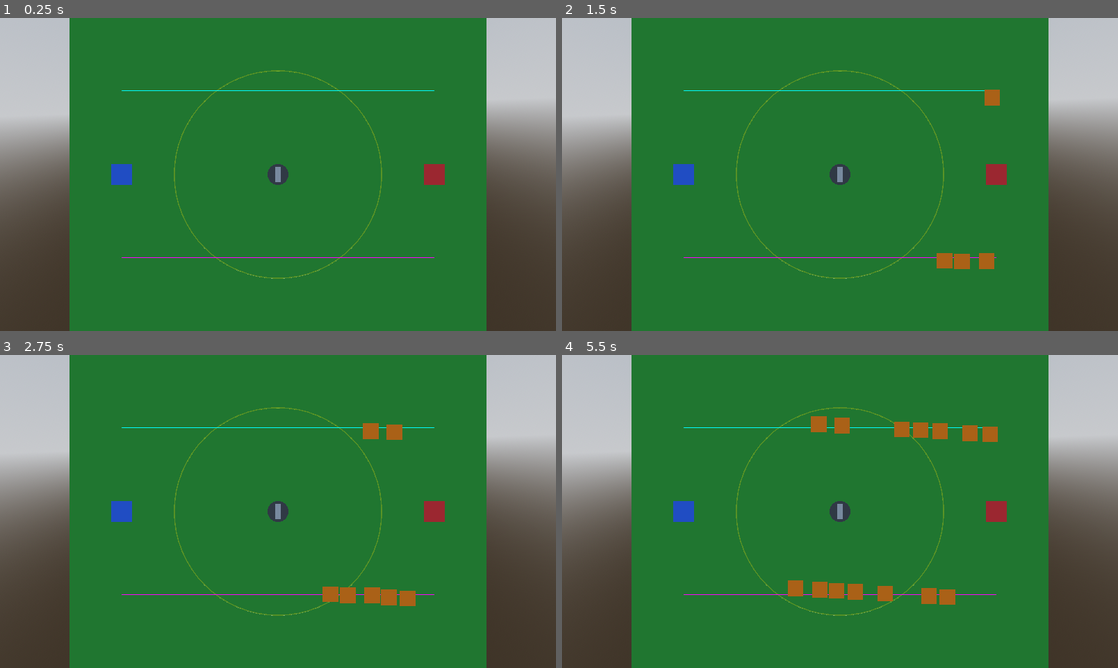
Above: before the commit, frames 1-4 (two rows, left to right).
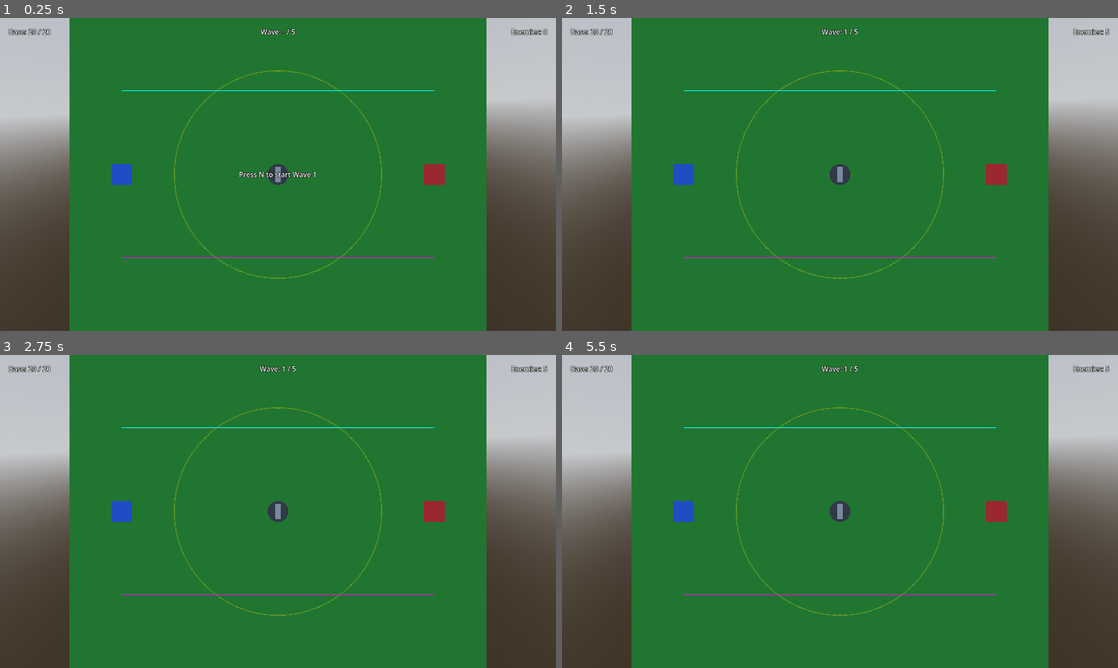
Above: after the commit, the same moments.

Repository: JBones521/generals-td
Game: Godot game, scene res://scenes/levels/level_01.tscn
Two runs of this game, one before a commit and one after it. Both use one fixed random seed, a clock stepped at 60 frames per second and the inputs below.
Inputs:
- Up to frame 1 (0.25 s): no input
- Up to frame 2 (1.5 s): tap N at 0.5, 0.6 s; tap Space at 0.77, 0.8, 1.07, 1.35 s
- Up to frame 3 (2.75 s): tap Space at 1.52, 1.82, 2.3 s; tap N at 1.55, 2.1 s
- Up to frame 4 (5.5 s): tap N at 2.85, 4.35, 5.1 s; tap Space at 3.02, 3.32, 3.6, 3.77, 4.07, 4.52, 4.82, 5.3 s

The runs differ from the first frame. In frame 1, 0.5% of the frame differs, in the area x 1-99%, y 3-52%; in frame 2, 0.9%; in frame 3, 1.3%; in frame 4, 2.2%, in the area x 1-99%, y 3-80%.

Commit message:
Add wave system, base health, win/lose conditions, and minimal HUD
Co-Authored-By: Claude Opus 4.7 (1M context) <noreply@anthropic.com>

Diff:
--- a/project.godot
+++ b/project.godot
@@ -15,6 +15,10 @@
 config/features=PackedStringArray("4.6", "Forward Plus")
 config/icon="res://icon.svg"
 
+[autoload]
+
+GameState="*res://scripts/game_state.gd"
+
 [display]
 
 window/size/viewport_width=1280
--- a/scenes/levels/level_01.tscn
+++ b/scenes/levels/level_01.tscn
@@ -7,6 +7,9 @@
 [ext_resource type="Script" path="res://scripts/enemy_spawner.gd" id="4_spawner"]
 [ext_resource type="PackedScene" path="res://scenes/units/enemy.tscn" id="5_enemy"]
 [ext_resource type="PackedScene" path="res://scenes/units/tower.tscn" id="6_tower"]
+[ext_resource type="Script" path="res://scripts/wave_manager.gd" id="7_wm"]
+[ext_resource type="Resource" path="res://scenes/levels/level_01_waves.tres" id="8_waves"]
+[ext_resource type="PackedScene" path="res://scenes/ui/hud.tscn" id="9_hud"]
 
 [sub_resource type="ProceduralSkyMaterial" id="ProceduralSkyMaterial_sky"]
 
@@ -71,6 +74,13 @@
 
 [node name="Tower_01" parent="." instance=ExtResource("6_tower")]
 
+[node name="WaveManager" type="Node" parent="."]
+script = ExtResource("7_wm")
+level_waves = ExtResource("8_waves")
+spawner = NodePath("../EnemySpawner")
+
+[node name="HUD" parent="." instance=ExtResource("9_hud")]
+
 [node name="MainCamera" type="Camera3D" parent="." unique_id=250446486]
 transform = Transform3D(1, 0, 0, 0, -4.371139e-08, 1, 0, -1, -4.371139e-08, 0, 20, 0)
 projection = 1
--- /dev/null
+++ b/scenes/levels/level_01_waves.tres
@@ -0,0 +1,62 @@
+[gd_resource type="Resource" script_class="LevelWaves" load_steps=12 format=3]
+
+[ext_resource type="Script" path="res://scripts/level_waves.gd" id="1_lw"]
+[ext_resource type="Script" path="res://scripts/wave_data.gd" id="2_wd"]
+[ext_resource type="PackedScene" path="res://scenes/units/enemy.tscn" id="3_enemy"]
+[ext_resource type="Script" path="res://scripts/path_data.gd" id="4_pd"]
+[ext_resource type="Resource" path="res://scenes/levels/path_a.tres" id="5_patha"]
+[ext_resource type="Resource" path="res://scenes/levels/path_b.tres" id="6_pathb"]
+
+[sub_resource type="Resource" id="Wave_1"]
+script = ExtResource("2_wd")
+enemy_scene = ExtResource("3_enemy")
+enemy_count = 5
+spawn_interval = 1.5
+enemy_health_multiplier = 1.0
+enemy_speed_multiplier = 1.0
+paths_to_use = Array[ExtResource("4_pd")]([ExtResource("5_patha"), ExtResource("6_pathb")])
+damage_to_base = 1
+
+[sub_resource type="Resource" id="Wave_2"]
+script = ExtResource("2_wd")
+enemy_scene = ExtResource("3_enemy")
+enemy_count = 8
+spawn_interval = 1.2
+enemy_health_multiplier = 1.0
+enemy_speed_multiplier = 1.0
+paths_to_use = Array[ExtResource("4_pd")]([ExtResource("5_patha"), ExtResource("6_pathb")])
+damage_to_base = 1
+
+[sub_resource type="Resource" id="Wave_3"]
+script = ExtResource("2_wd")
+enemy_scene = ExtResource("3_enemy")
+enemy_count = 10
+spawn_interval = 1.0
+enemy_health_multiplier = 1.5
+enemy_speed_multiplier = 1.0
+paths_to_use = Array[ExtResource("4_pd")]([ExtResource("5_patha"), ExtResource("6_pathb")])
+damage_to_base = 1
+
+[sub_resource type="Resource" id="Wave_4"]
+script = ExtResource("2_wd")
+enemy_scene = ExtResource("3_enemy")
+enemy_count = 12
+spawn_interval = 0.8
+enemy_health_multiplier = 1.5
+enemy_speed_multiplier = 1.2
+paths_to_use = Array[ExtResource("4_pd")]([ExtResource("5_patha"), ExtResource("6_pathb")])
+damage_to_base = 1
+
+[sub_resource type="Resource" id="Wave_5"]
+script = ExtResource("2_wd")
+enemy_scene = ExtResource("3_enemy")
+enemy_count = 15
+spawn_interval = 0.7
+enemy_health_multiplier = 2.0
+enemy_speed_multiplier = 1.3
+paths_to_use = Array[ExtResource("4_pd")]([ExtResource("5_patha"), ExtResource("6_pathb")])
+damage_to_base = 1
+
+[resource]
+script = ExtResource("1_lw")
+waves = Array[ExtResource("2_wd")]([SubResource("Wave_1"), SubResource("Wave_2"), SubResource("Wave_3"), SubResource("Wave_4"), SubResource("Wave_5")])
--- /dev/null
+++ b/scenes/ui/hud.tscn
@@ -0,0 +1,69 @@
+[gd_scene load_steps=2 format=3]
+
+[ext_resource type="Script" path="res://scripts/hud.gd" id="1_hud"]
+
+[node name="HUD" type="Control"]
+layout_mode = 3
+anchors_preset = 15
+anchor_right = 1.0
+anchor_bottom = 1.0
+grow_horizontal = 2
+grow_vertical = 2
+mouse_filter = 2
+script = ExtResource("1_hud")
+
+[node name="BaseHealthLabel" type="Label" parent="."]
+layout_mode = 1
+offset_left = 20.0
+offset_top = 20.0
+offset_right = 260.0
+offset_bottom = 50.0
+text = "Base: 20 / 20"
+theme_override_colors/font_color = Color(1, 1, 1, 1)
+theme_override_colors/font_outline_color = Color(0, 0, 0, 1)
+theme_override_constants/outline_size = 4
+
+[node name="WaveLabel" type="Label" parent="."]
+layout_mode = 1
+anchor_left = 0.5
+anchor_right = 0.5
+offset_left = -120.0
+offset_top = 20.0
+offset_right = 120.0
+offset_bottom = 50.0
+text = "Wave: - / 5"
+horizontal_alignment = 1
+theme_override_colors/font_color = Color(1, 1, 1, 1)
+theme_override_colors/font_outline_color = Color(0, 0, 0, 1)
+theme_override_constants/outline_size = 4
+
+[node name="EnemiesRemainingLabel" type="Label" parent="."]
+layout_mode = 1
+anchor_left = 1.0
+anchor_right = 1.0
+offset_left = -240.0
+offset_top = 20.0
+offset_right = -20.0
+offset_bottom = 50.0
+text = "Enemies: 0"
+horizontal_alignment = 2
+theme_override_colors/font_color = Color(1, 1, 1, 1)
+theme_override_colors/font_outline_color = Color(0, 0, 0, 1)
+theme_override_constants/outline_size = 4
+
+[node name="StatusLabel" type="Label" parent="."]
+layout_mode = 1
+anchor_left = 0.5
+anchor_top = 0.5
+anchor_right = 0.5
+anchor_bottom = 0.5
+offset_left = -300.0
+offset_top = -30.0
+offset_right = 300.0
+offset_bottom = 30.0
+text = "Press N to start Wave 1"
+horizontal_alignment = 1
+vertical_alignment = 1
+theme_override_colors/font_color = Color(1, 1, 1, 1)
+theme_override_colors/font_outline_color = Color(0, 0, 0, 1)
+theme_override_constants/outline_size = 4
--- a/scripts/enemy.gd
+++ b/scripts/enemy.gd
@@ -3,10 +3,12 @@
 
 @export var move_speed: float = 4.0
 @export var max_health: float = 30.0
+@export var damage_on_reach_base: int = 1
 
 var current_health: float
 var _path: PathData
 var _current_waypoint_index: int = 0
+var _is_dying: bool = false
 
 
 func _ready() -> void:
@@ -14,9 +16,19 @@
 	add_to_group("enemies")
 
 
+func apply_wave_modifiers(health_mult: float, speed_mult: float) -> void:
+	max_health = max_health * health_mult
+	current_health = max_health
+	move_speed = move_speed * speed_mult
+
+
 func take_damage(amount: float) -> void:
+	if _is_dying:
+		return
 	current_health -= amount
 	if current_health <= 0.0:
+		_is_dying = true
+		GameState.on_enemy_killed()
 		queue_free()
 
 
@@ -30,6 +42,8 @@
 
 
 func _physics_process(delta: float) -> void:
+	if _is_dying:
+		return
 	if _path == null:
 		return
 	if _current_waypoint_index >= _path.waypoints.size():
@@ -54,4 +68,9 @@
 
 
 func _on_path_completed() -> void:
+	if _is_dying:
+		return
+	_is_dying = true
+	GameState.on_enemy_reached_base(damage_on_reach_base)
+	GameState.on_enemy_killed()
 	queue_free()
--- a/scripts/enemy_spawner.gd
+++ b/scripts/enemy_spawner.gd
@@ -5,16 +5,13 @@
 @export var available_paths: Array[PathData] = []
 
 
-func spawn_enemy() -> void:
-	if enemy_scene == null or available_paths.is_empty():
+func spawn_enemy(path: PathData, health_mult: float = 1.0, speed_mult: float = 1.0, damage_to_base: int = 1) -> void:
+	if enemy_scene == null or path == null:
 		return
-	var path: PathData = available_paths.pick_random()
-	var enemy := enemy_scene.instantiate()
+	var enemy := enemy_scene.instantiate() as Enemy
+	if enemy == null:
+		return
 	get_parent().add_child(enemy)
+	enemy.apply_wave_modifiers(health_mult, speed_mult)
+	enemy.damage_on_reach_base = damage_to_base
 	enemy.assign_path(path)
-	print("Spawned enemy on path: ", path.path_name)
-
-
-func _unhandled_input(event: InputEvent) -> void:
-	if event is InputEventKey and event.pressed and not event.echo and event.keycode == KEY_SPACE:
-		spawn_enemy()
--- /dev/null
+++ b/scripts/game_state.gd
@@ -0,0 +1,73 @@
+extends Node
+
+enum State {
+	PRE_GAME,
+	WAVE_ACTIVE,
+	WAVE_COMPLETE,
+	VICTORY,
+	DEFEAT,
+}
+
+signal state_changed(new_state)
+signal wave_started(wave_index, total_waves)
+signal wave_completed(wave_index)
+signal base_health_changed(current, max)
+signal enemies_remaining_changed(count)
+
+var current_state: State = State.PRE_GAME
+var current_wave_index: int = -1
+var total_waves: int = 0
+var base_max_health: int = 20
+var base_current_health: int = 20
+var enemies_remaining_in_wave: int = 0
+
+
+func start_next_wave() -> void:
+	if current_state == State.VICTORY or current_state == State.DEFEAT:
+		return
+	if current_wave_index + 1 >= total_waves:
+		return
+	current_wave_index += 1
+	_set_state(State.WAVE_ACTIVE)
+	wave_started.emit(current_wave_index, total_waves)
+
+
+func on_enemy_reached_base(damage: int) -> void:
+	if current_state == State.DEFEAT:
+		return
+	base_current_health -= damage
+	if base_current_health < 0:
+		base_current_health = 0
+	base_health_changed.emit(base_current_health, base_max_health)
+	if base_current_health <= 0:
+		_set_state(State.DEFEAT)
+
+
+func on_enemy_killed() -> void:
+	if enemies_remaining_in_wave <= 0:
+		return
+	enemies_remaining_in_wave -= 1
+	enemies_remaining_changed.emit(enemies_remaining_in_wave)
+	if enemies_remaining_in_wave == 0 and current_state == State.WAVE_ACTIVE:
+		if current_wave_index + 1 >= total_waves:
+			_set_state(State.VICTORY)
+		else:
+			_set_state(State.WAVE_COMPLETE)
+		wave_completed.emit(current_wave_index)
+
+
+func reset_game() -> void:
+	current_state = State.PRE_GAME
+	current_wave_index = -1
+	base_current_health = base_max_health
+	enemies_remaining_in_wave = 0
+	state_changed.emit(current_state)
+	base_health_changed.emit(base_current_health, base_max_health)
+	enemies_remaining_changed.emit(0)
+
+
+func _set_state(new_state: State) -> void:
+	if current_state == new_state:
+		return
+	current_state = new_state
+	state_changed.emit(new_state)
--- /dev/null
+++ b/scripts/hud.gd
@@ -0,0 +1,71 @@
+class_name HUD
+extends Control
+
+@onready var base_health_label: Label = $BaseHealthLabel
+@onready var wave_label: Label = $WaveLabel
+@onready var enemies_remaining_label: Label = $EnemiesRemainingLabel
+@onready var status_label: Label = $StatusLabel
+
+
+func _ready() -> void:
+	GameState.state_changed.connect(_on_state_changed)
+	GameState.wave_started.connect(_on_wave_started)
+	GameState.wave_completed.connect(_on_wave_completed)
+	GameState.base_health_changed.connect(_on_base_health_changed)
+	GameState.enemies_remaining_changed.connect(_on_enemies_remaining_changed)
+	call_deferred("_refresh_all")
+
+
+func _refresh_all() -> void:
+	_on_base_health_changed(GameState.base_current_health, GameState.base_max_health)
+	_on_enemies_remaining_changed(GameState.enemies_remaining_in_wave)
+	_refresh_wave_label()
+	_refresh_status_label()
+
+
+func _on_base_health_changed(current: int, maximum: int) -> void:
+	base_health_label.text = "Base: %d / %d" % [current, maximum]
+
+
+func _on_enemies_remaining_changed(count: int) -> void:
+	enemies_remaining_label.text = "Enemies: %d" % count
+
+
+func _on_state_changed(_new_state: int) -> void:
+	_refresh_wave_label()
+	_refresh_status_label()
+
+
+func _on_wave_started(_wave_index: int, _total_waves: int) -> void:
+	_refresh_wave_label()
+	_refresh_status_label()
+
+
+func _on_wave_completed(_wave_index: int) -> void:
+	_refresh_status_label()
+
+
+func _refresh_wave_label() -> void:
+	var total: int = GameState.total_waves
+	if GameState.current_state == GameState.State.PRE_GAME or GameState.current_wave_index < 0:
+		wave_label.text = "Wave: - / %d" % total
+	else:
+		wave_label.text = "Wave: %d / %d" % [GameState.current_wave_index + 1, total]
+
+
+func _refresh_status_label() -> void:
+	match GameState.current_state:
+		GameState.State.PRE_GAME:
+			status_label.text = "Press N to start Wave 1"
+			status_label.visible = true
+		GameState.State.WAVE_ACTIVE:
+			status_label.visible = false
+		GameState.State.WAVE_COMPLETE:
+			status_label.text = "Wave %d complete. Press N for next wave." % (GameState.current_wave_index + 1)
+			status_label.visible = true
+		GameState.State.VICTORY:
+			status_label.text = "VICTORY! All waves cleared."
+			status_label.visible = true
+		GameState.State.DEFEAT:
+			status_label.text = "DEFEAT. Your base has fallen."
+			status_label.visible = true
--- /dev/null
+++ b/scripts/level_waves.gd
@@ -0,0 +1,4 @@
+class_name LevelWaves
+extends Resource
+
+@export var waves: Array[WaveData] = []
--- /dev/null
+++ b/scripts/wave_data.gd
@@ -0,0 +1,10 @@
+class_name WaveData
+extends Resource
+
+@export var enemy_scene: PackedScene
+@export var enemy_count: int = 5
+@export var spawn_interval: float = 1.0
+@export var enemy_health_multiplier: float = 1.0
+@export var enemy_speed_multiplier: float = 1.0
+@export var paths_to_use: Array[PathData] = []
+@export var damage_to_base: int = 1
--- /dev/null
+++ b/scripts/wave_manager.gd
@@ -0,0 +1,47 @@
+class_name WaveManager
+extends Node
+
+@export var level_waves: LevelWaves
+@export var spawner: EnemySpawner
+
+
+func _ready() -> void:
+	if level_waves != null:
+		GameState.total_waves = level_waves.waves.size()
+	GameState.wave_started.connect(_on_wave_started)
+
+
+func _unhandled_input(event: InputEvent) -> void:
+	if event is InputEventKey and event.pressed and not event.echo and event.keycode == KEY_N:
+		if GameState.current_state == GameState.State.PRE_GAME or GameState.current_state == GameState.State.WAVE_COMPLETE:
+			GameState.start_next_wave()
+
+
+func _on_wave_started(wave_index: int, _total_waves: int) -> void:
+	if level_waves == null:
+		return
+	if wave_index < 0 or wave_index >= level_waves.waves.size():
+		return
+	var wave: WaveData = level_waves.waves[wave_index]
+	if wave == null:
+		return
+	GameState.enemies_remaining_in_wave = wave.enemy_count
+	GameState.enemies_remaining_changed.emit(wave.enemy_count)
+	_spawn_wave(wave)
+
+
+func _spawn_wave(wave: WaveData) -> void:
+	if spawner == null:
+		return
+	var paths: Array[PathData] = wave.paths_to_use
+	if paths.is_empty():
+		paths = spawner.available_paths
+	if paths.is_empty():
+		return
+	for i in range(wave.enemy_count):
+		if not is_inside_tree():
+			return
+		var path := paths[i % paths.size()]
+		spawner.spawn_enemy(path, wave.enemy_health_multiplier, wave.enemy_speed_multiplier, wave.damage_to_base)
+		if i < wave.enemy_count - 1:
+			await get_tree().create_timer(wave.spawn_interval).timeout
